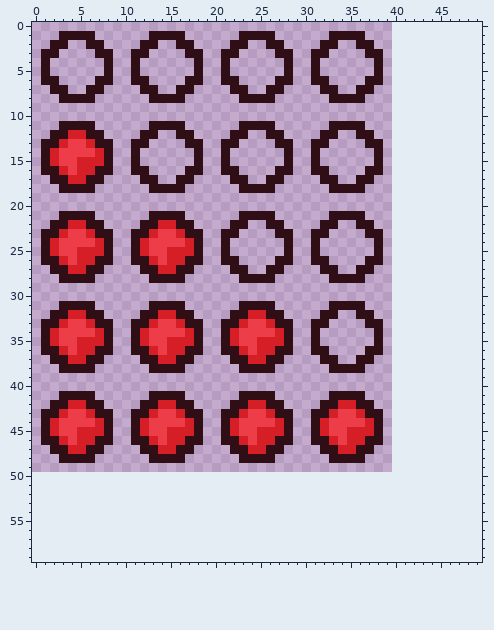
Pixel-art sprite -- ArmoredWarfare/Sprites/GUI/MedicisGUI/MedicHUD.png. Above: the version before the commit.
The file is 40x50 pixels. The old version is drawn lined up with the new one, on the new canvas.
After:
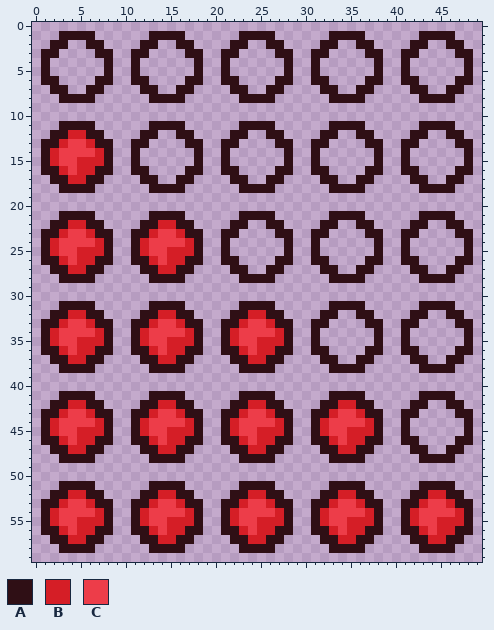
Palette (. is transparent): A #2f0f15  B #d51e26  C #ed3d49
The edit:
canvas 40x50 -> 50x60
The author put colour A in row 1 at x 43 to 46; in row 2 at x 42 to 43 and 46 to 47; in row 3 at x 41 to 42 and 47 to 48; in rows 4 to 5 at x 41 and 48; in row 6 at x 41 to 42 and 47 to 48; in row 7 at x 42 to 43 and 46 to 47.
The author put colour A in row 8 at x 43 to 46; in row 11 at x 43 to 46; in row 12 at x 42 to 43 and 46 to 47; in row 13 at x 41 to 42 and 47 to 48; in rows 14 to 15 at x 41 and 48; in row 16 at x 41 to 42 and 47 to 48.
The author put colour A in row 17 at x 42 to 43 and 46 to 47; in row 18 at x 43 to 46; in row 21 at x 43 to 46; in row 22 at x 42 to 43 and 46 to 47; in row 23 at x 41 to 42 and 47 to 48; in rows 24 to 25 at x 41 and 48.
The author put colour A in row 26 at x 41 to 42 and 47 to 48; in row 27 at x 42 to 43 and 46 to 47; in row 28 at x 43 to 46; in row 31 at x 43 to 46; in row 32 at x 42 to 43 and 46 to 47; in row 33 at x 41 to 42 and 47 to 48.
The author put colour A in rows 34 to 35 at x 41 and 48; in row 36 at x 41 to 42 and 47 to 48; in row 37 at x 42 to 43 and 46 to 47; in row 38 at x 43 to 46; in row 41 at x 43 to 46; in row 42 at x 42 to 43 and 46 to 47.
The author put colour A in row 43 at x 41 to 42 and 47 to 48; in rows 44 to 45 at x 41 and 48; in row 46 at x 41 to 42 and 47 to 48; in row 47 at x 42 to 43 and 46 to 47; in row 48 at x 43 to 46; in row 51 at x 3 to 6, 13 to 16, 23 to 26, 33 to 36 and 43 to 46.
The author put colour A in row 52 at x 2 to 3, 6 to 7, 12 to 13, 16 to 17, 22 to 23, 26 to 27, 32 to 33, 36 to 37, 42 to 43 and 46 to 47; in row 53 at x 1 to 2, 7 to 8, 11 to 12, 17 to 18, 21 to 22, 27 to 28, 31 to 32, 37 to 38, 41 to 42 and 47 to 48; in rows 54 to 55 at x 1, 8, 11, 18, 21, 28, 31, 38, 41 and 48; in row 56 at x 1 to 2, 7 to 8, 11 to 12, 17 to 18, 21 to 22, 27 to 28, 31 to 32, 37 to 38, 41 to 42 and 47 to 48; in row 57 at x 2 to 3, 6 to 7, 12 to 13, 16 to 17, 22 to 23, 26 to 27, 32 to 33, 36 to 37, 42 to 43 and 46 to 47; in row 58 at x 3 to 6, 13 to 16, 23 to 26, 33 to 36 and 43 to 46.
The author put colour B in row 52 at x 4 to 5, 14 to 15, 24 to 25, 34 to 35 and 44 to 45; in row 53 at x 3, 6, 13, 16, 23, 26, 33, 36, 43 and 46; in row 54 at x 2, 7, 12, 17, 22, 27, 32, 37, 42 and 47; in row 55 at x 2, 5 to 7, 12, 15 to 17, 22, 25 to 27, 32, 35 to 37, 42 and 45 to 47; in row 56 at x 3, 5 to 6, 13, 15 to 16, 23, 25 to 26, 33, 35 to 36, 43 and 45 to 46; in row 57 at x 4 to 5, 14 to 15, 24 to 25, 34 to 35 and 44 to 45.
The author put colour C in row 53 at x 4 to 5, 14 to 15, 24 to 25, 34 to 35 and 44 to 45; in row 54 at x 3 to 6, 13 to 16, 23 to 26, 33 to 36 and 43 to 46; in row 55 at x 3 to 4, 13 to 14, 23 to 24, 33 to 34 and 43 to 44; in row 56 at x 4, 14, 24, 34 and 44.
